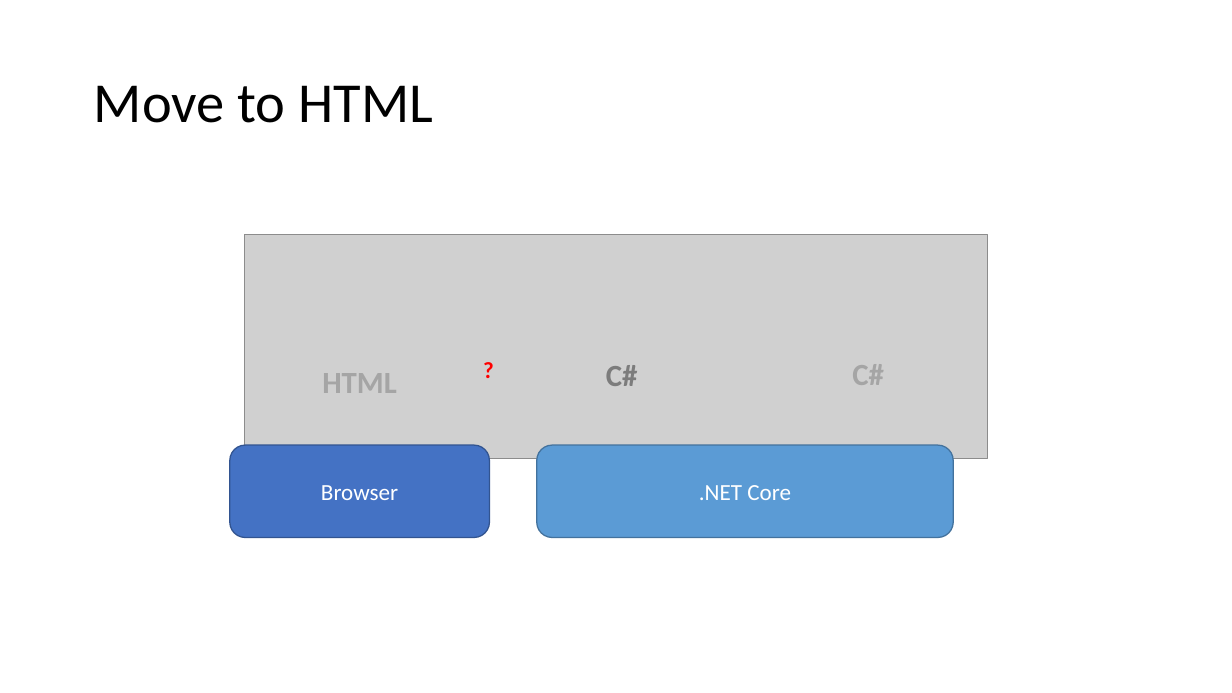
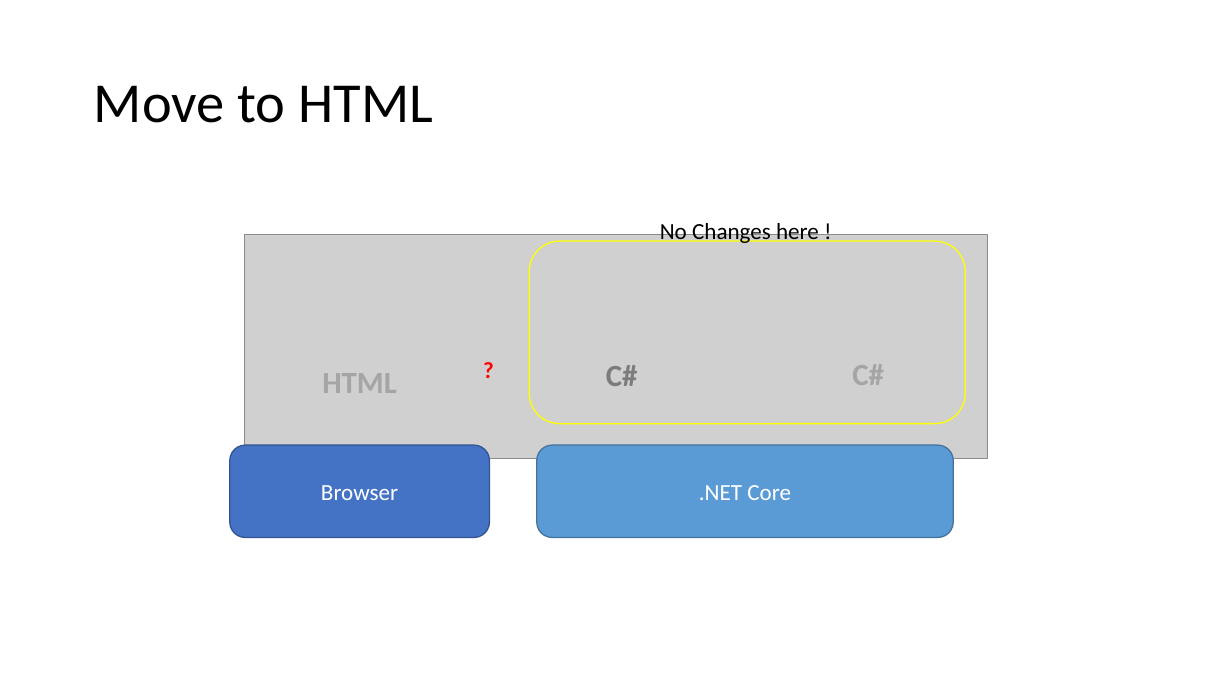
Before and after one commit to FrankPfattheicher/stonehenge.Chromely, a slide deck: slide 10 of stonehengeChromely.pptx. Drawn at 1232x693 pixels with LibreOffice and Linux fonts; fonts in the diff are those of the drawing; grey boxes stand for pictures. Boxes give left, top, right and bottom in pixels: in the first picture for what was removed or moved away, otherwise in the second. Text is boxed around its words. In the diff, an @@ line names an element or a change of style, - is before the commit and + after.

```diff
--- a/stonehengeChromely.pptx
+++ b/stonehengeChromely.pptx
@@ text added at (660, 219, 819, 243), 18 pt, text #000000 @@
+No Changes here !
@@ rounded rectangle added at (530, 241, 966, 424), outline #FFFF00 1 pt @@
```
Also in this commit, not shown: 11 other slides changed, 1 slide added.
